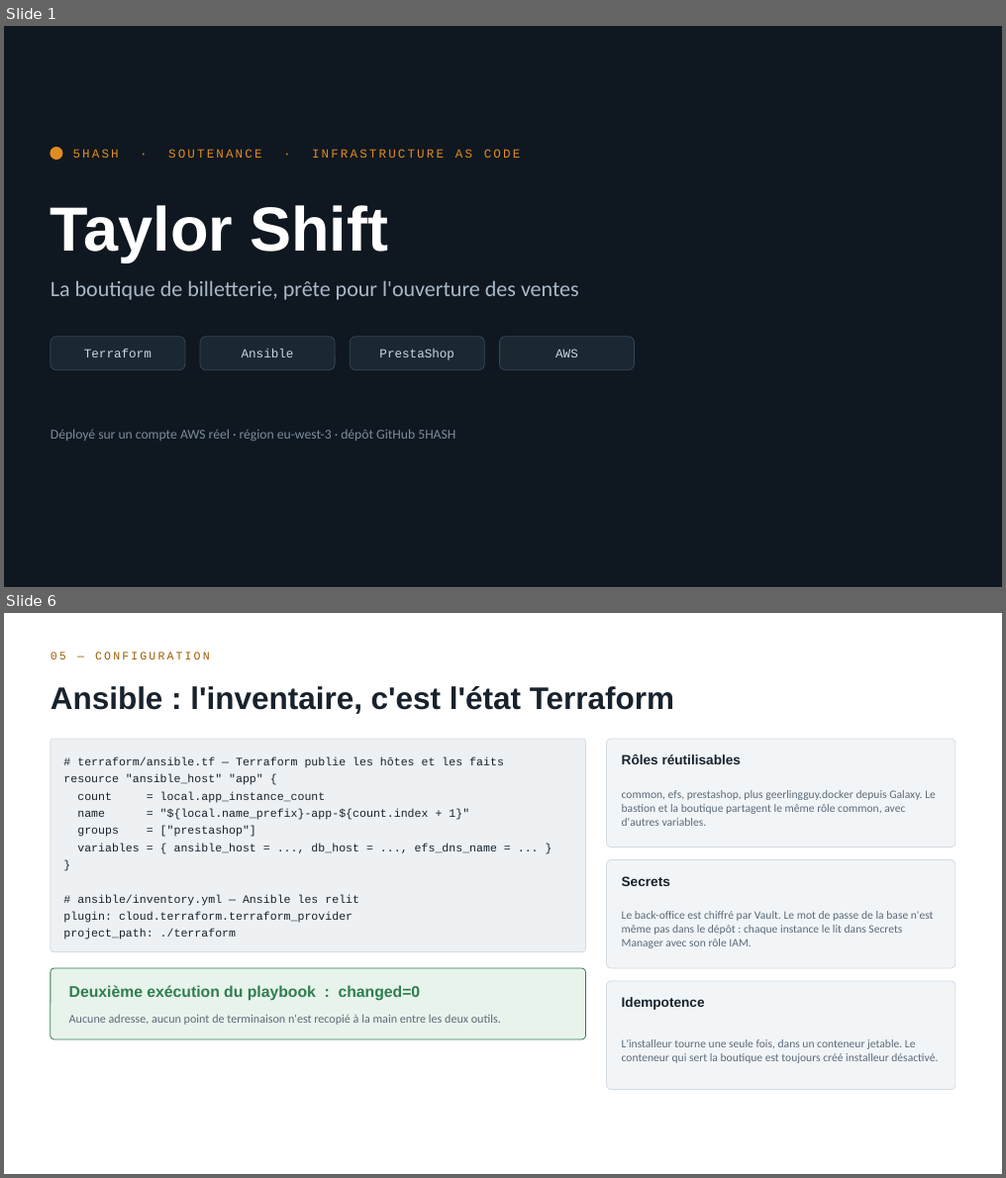
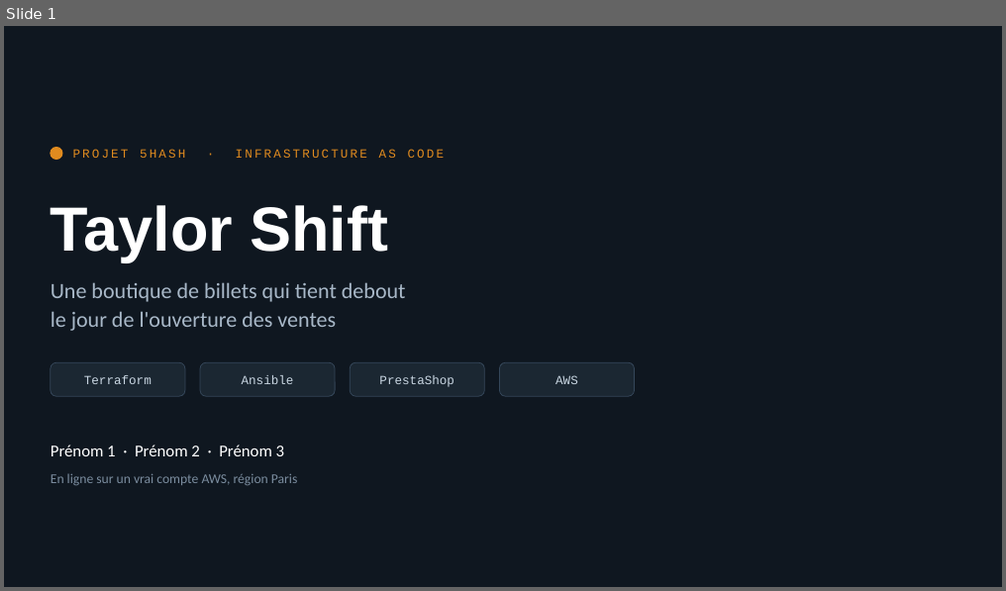
Before and after one commit to rayenebnt/5HASH, a slide deck: docs/soutenance-5hash.pptx. Shown one above the other, each under a label of ours: slides 1 and 6 before the commit, slide 1 after it; the slides between them are not shown. The pictures are 1006x1178 and 1006x591 pixels, drawn with LibreOffice and Linux fonts; fonts in the diff are those of the drawing. Boxes give left, top, right and bottom in pixels: in the first picture for what was removed or moved away, otherwise in the second. Text is boxed around its words. In the diff, an @@ line names an element or a change of style, - is before the commit and + after.

```diff
--- a/docs/soutenance-5hash.pptx
+++ b/docs/soutenance-5hash.pptx
@@ slide 6 removed at <box>4,613,1002,1174</box>, background #FFFFFF @@
@@ text removed at <box>51,652,210,660</box> @@
-05 — CONFIGURATION
@@ text removed at <box>51,686,674,714</box> @@
-Ansible : l'inventaire, c'est l'état Terraform
@@ rounded rectangle removed at <box>51,739,586,953</box> @@
@@ text removed at <box>63,758,504,940</box> @@
-# terraform/ansible.tf — Terraform publie les hôtes et les faits
-resource "ansible_host" "app" {
-count = local.app_instance_count
-name = "${local.name_prefix}-app-${count.index + 1}"
-groups = ["prestashop"]
-variables = { ansible_host = ..., db_host = ..., efs_dns_name = ... }
-}
-# ansible/inventory.yml — Ansible les relit
-plugin: cloud.terraform.terraform_provider
-project_path: ./terraform
@@ rounded rectangle removed at <box>607,739,955,848</box> @@
@@ text removed at <box>622,755,741,764</box> @@
-Rôles réutilisables
@@ text removed at <box>622,790,936,826</box> @@
-common, efs, prestashop, plus geerlingguy.docker depuis Galaxy. Le bastion et la boutique partagent le même rôle common, avec d'autres variables.
@@ rounded rectangle removed at <box>607,861,955,968</box> @@
@@ text removed at <box>622,876,670,886</box> @@
-Secrets
@@ text removed at <box>622,911,934,949</box> @@
-Le back-office est chiffré par Vault. Le mot de passe de la base n'est même pas dans le dépôt : chaque instance le lit dans Secrets Manager avec son rôle IAM.
@@ rounded rectangle removed at <box>51,968,586,1040</box> @@
@@ text removed at <box>69,985,421,1001</box> @@
-Deuxième exécution du playbook : changed=0
@@ rounded rectangle removed at <box>607,981,955,1090</box> @@
@@ text removed at <box>622,997,705,1010</box> @@
-Idempotence
@@ text removed at <box>69,1014,501,1025</box> @@
-Aucune adresse, aucun point de terminaison n'est recopié à la main entre les deux outils.
@@ text removed at <box>622,1040,938,1063</box> @@
-L'installeur tourne une seule fois, dans un conteneur jetable. Le conteneur qui sert la boutique est toujours créé installeur désactivé.
@@ slide 1 changed as well @@
@@ text at <box>73,149,445,158</box>: text changed @@
-5HASH · SOUTENANCE · INFRASTRUCTURE AS CODE
+PROJET 5HASH · INFRASTRUCTURE AS CODE
@@ text at <box>51,282,406,331</box>: text changed @@
-La boutique de billetterie, prête pour l'ouverture des ventes
+Une boutique de billets qui tient debout
+le jour de l'ouverture des ventes
@@ 4 texts, 4 rounded rectangles: place and size @@
-4 texts, 4 rounded rectangles at <box>51,337,635,371</box>
+4 texts, 4 rounded rectangles at <box>51,363,635,396</box>
@@ text at <box>51,445,284,457</box>: text changed; size 13 to 16 pt; text colour #7A8C9E to #FFFFFF @@
-Déployé sur un compte AWS réel · région eu-west-3 · dépôt GitHub 5HASH
+Prénom 1 · Prénom 2 · Prénom 3
@@ text added at <box>51,473,298,485</box>, 13 pt, text #7A8C9E @@
+En ligne sur un vrai compte AWS, région Paris
```
Also in this commit, not shown: 6 other slides changed, 5 slides added, 4 other slides removed, 2 other files.
